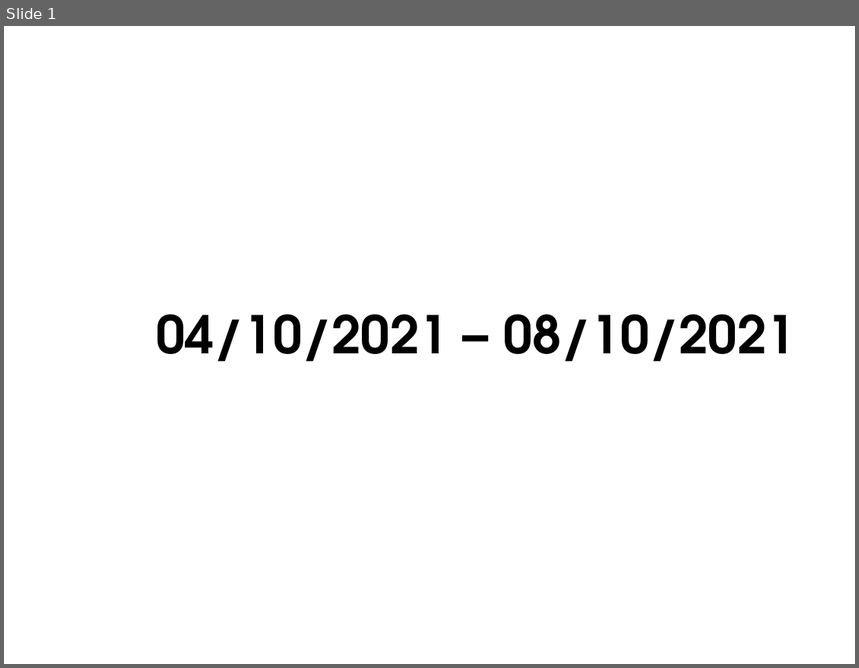
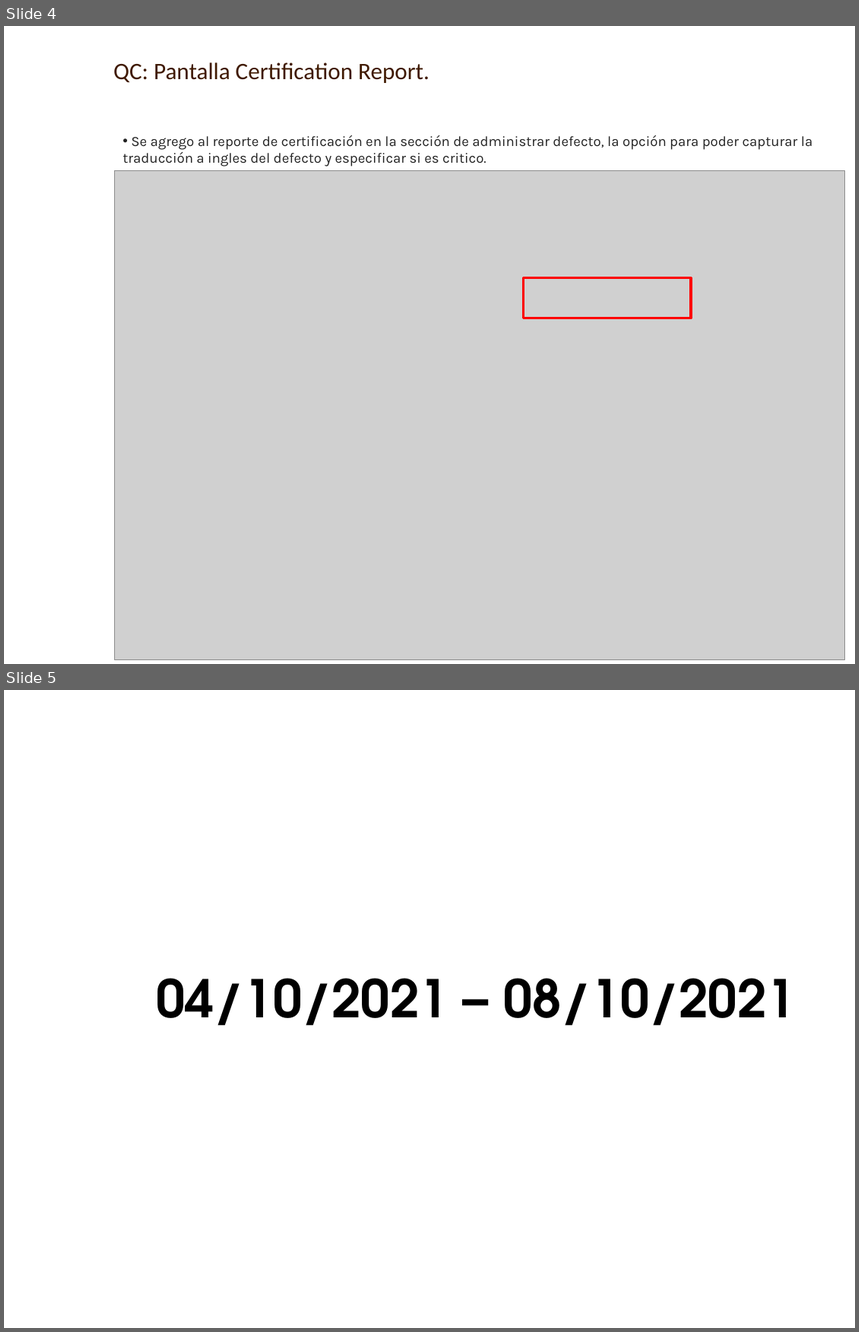
Before and after one commit to AXDELAROSA/CONTROL_QUALITY, a slide deck: 60_PPM'S_CERTIFICACION/Docs/IT_DEV_PPMS_CERTIFICACION_REPORT.pptx. Shown one above the other, each under a label of ours: slide 1 before the commit, slides 4 and 5 after it. The pictures are 859x668 and 859x1332 pixels, drawn with LibreOffice and Linux fonts; fonts in the diff are those of the drawing; grey boxes stand for pictures; background and template pictures are left out. Boxes give left, top, right and bottom in pixels: in the first picture for what was removed or moved away, otherwise in the second. Text is boxed around its words. In the diff, an @@ line names an element or a change of style, - is before the commit and + after.

```diff
--- a/60_PPM'S_CERTIFICACION/Docs/IT_DEV_PPMS_CERTIFICACION_REPORT.pptx
+++ b/60_PPM'S_CERTIFICACION/Docs/IT_DEV_PPMS_CERTIFICACION_REPORT.pptx
@@ slide 4 added at box(4, 26, 855, 664), background picture (left out) @@
@@ text added at box(113, 62, 430, 83), 20 pt, text #3F1900 @@
+QC: Pantalla Certification Report.
@@ text added at box(123, 135, 813, 167), 12 pt, text #222222 @@
+• Se agrego al reporte de certificación en la sección de administrar defecto, la opción para poder capturar la traducción a ingles del defecto y especificar si es critico.
@@ picture added at box(115, 170, 845, 660) @@
@@ rectangle added at box(523, 278, 691, 318), outline #FF0000 2 pt @@
@@ what was slide 1 is now slide 5 @@
```
Also in this commit, not shown: 3 other slides added, 13 other files.
